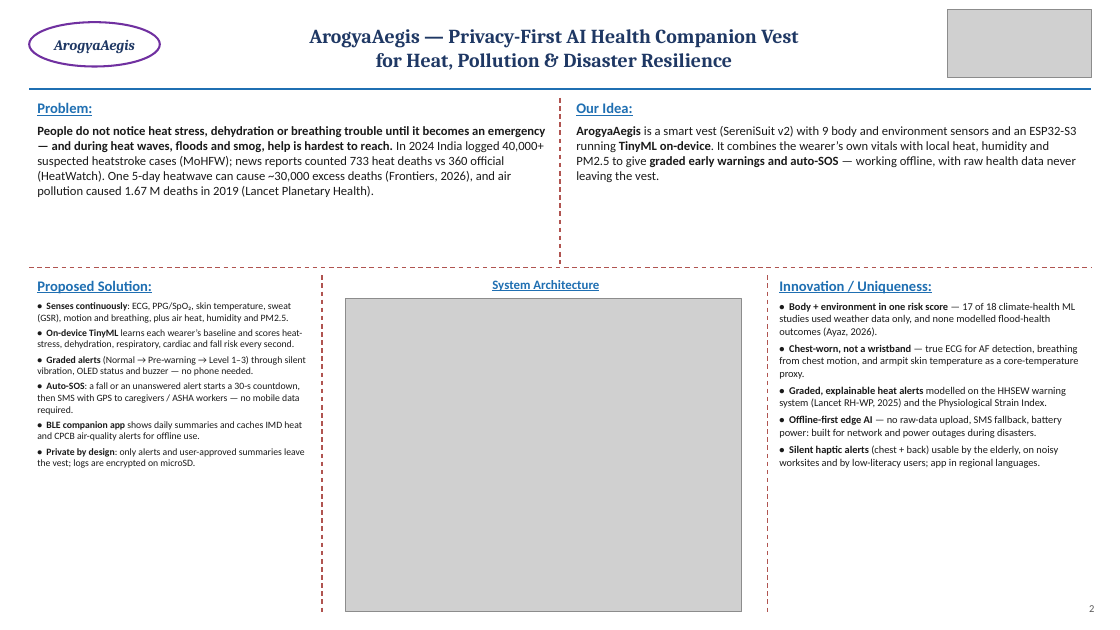
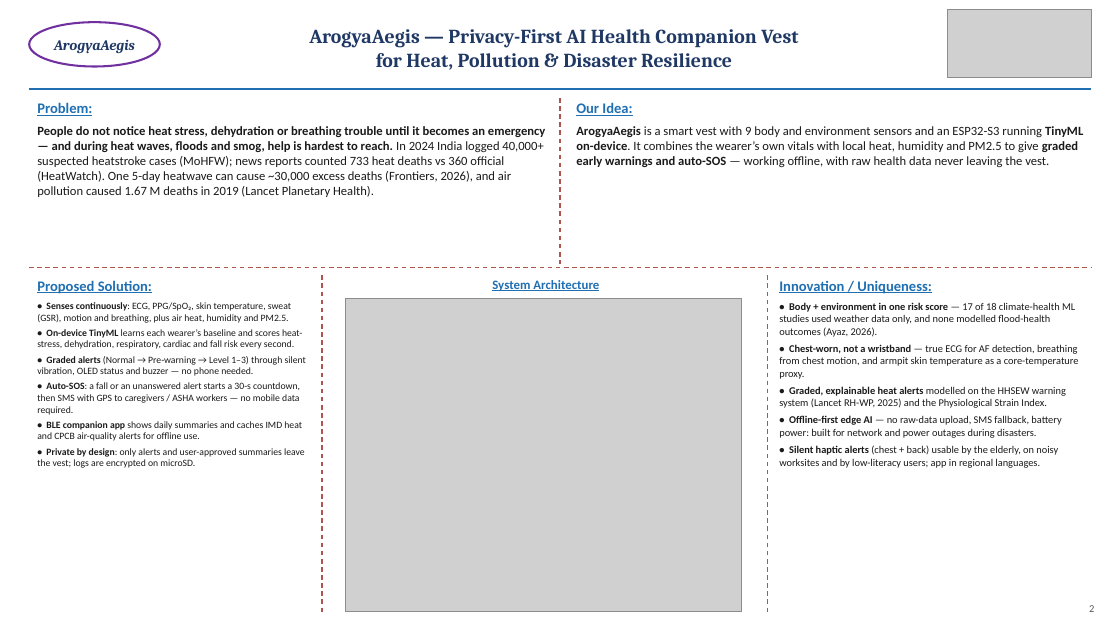
Before and after one commit to thotapremkumar-tpk/ArogyaAegis-SIH, a slide deck: slide 2 of assets/ArogyaAegis_SIH26181.pptx. Drawn at 1120x630 pixels with LibreOffice and Linux fonts; fonts in the diff are those of the drawing; grey boxes stand for pictures. Boxes give left, top, right and bottom in pixels: in the first picture for what was removed or moved away, otherwise in the second. Text is boxed around its words. In the diff, an @@ line names an element or a change of style, - is before the commit and + after.

```diff
--- a/assets/ArogyaAegis_SIH26181.pptx
+++ b/assets/ArogyaAegis_SIH26181.pptx
@@ text at [576,126,1083,167]: text changed @@
-ArogyaAegis is a smart vest (SereniSuit v2) with 9 body and environment sensors and an ESP32-S3 running TinyML on-device. It combines the wearer’s own vitals with local heat, humidity and PM2.5 to give graded early warnings and auto-SOS — working offline, with raw health data never leaving the vest.
+ArogyaAegis is a smart vest with 9 body and environment sensors and an ESP32-S3 running TinyML on-device. It combines the wearer’s own vitals with local heat, humidity and PM2.5 to give graded early warnings and auto-SOS — working offline, with raw health data never leaving the vest.
```
Also in this commit, not shown: 1 other slide changed, 38 other files.
